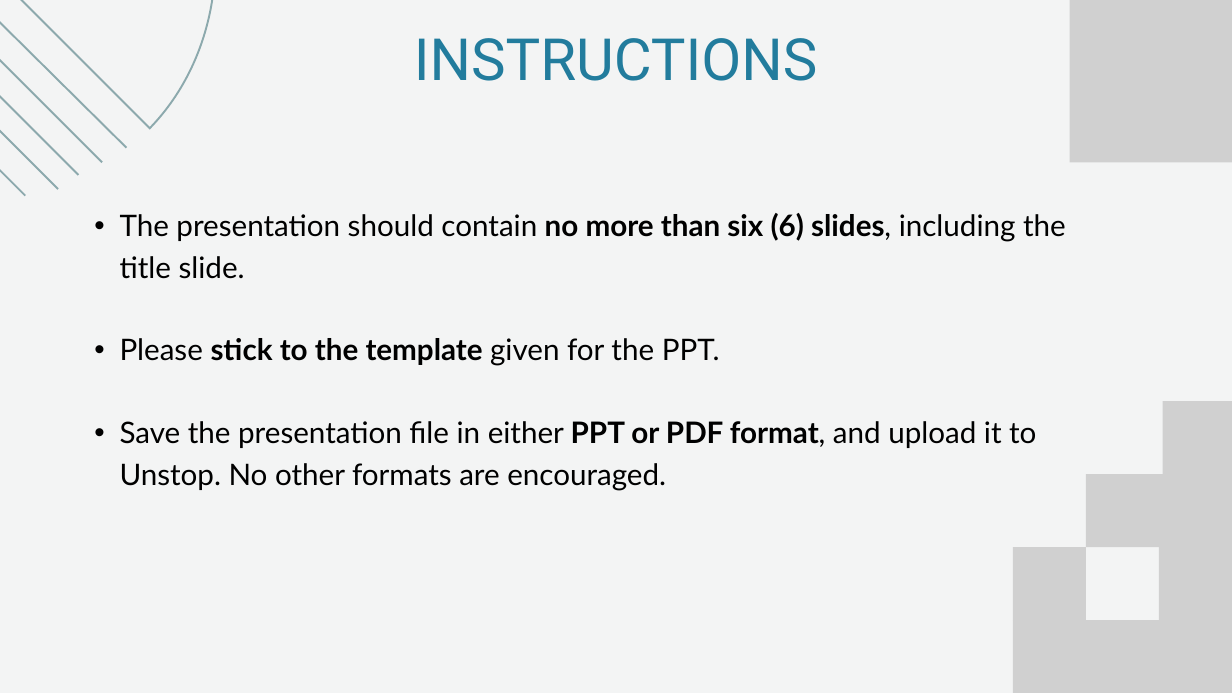
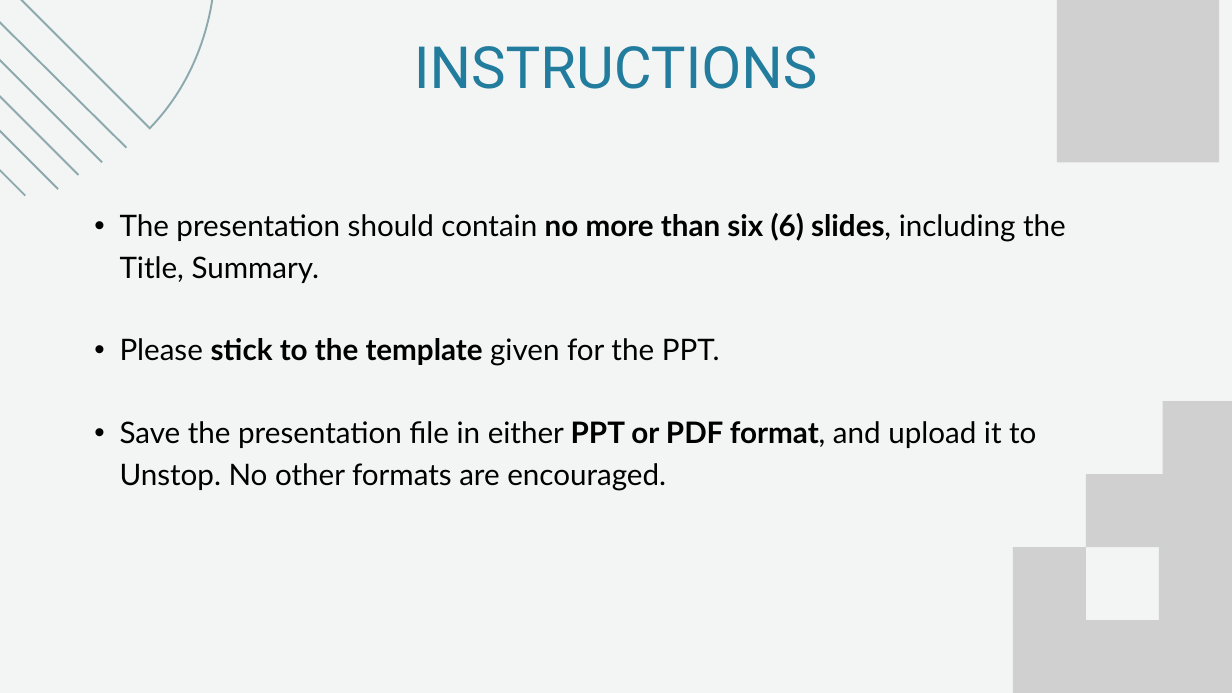
Before and after one commit to akuldeepj/recurse-codenovate, a slide deck: slide 7 of public/downloads/ppt-template.pptx. Drawn at 1232x693 pixels with LibreOffice and Linux fonts; fonts in the diff are those of the drawing; grey boxes stand for pictures. Boxes give left, top, right and bottom in pixels: in the first picture for what was removed or moved away, otherwise in the second. Text is boxed around its words. In the diff, an @@ line names an element or a change of style, - is before the commit and + after.

Commit message:
updated ppt

```diff
--- a/public/downloads/ppt-template.pptx
+++ b/public/downloads/ppt-template.pptx
@@ picture: place and size @@
-picture at [1069,0,1232,163]
+picture at [1057,0,1220,163]
@@ text "INSTRUCTIONS": place and size @@
-text "INSTRUCTIONS" at [414,38,817,81]
+text "INSTRUCTIONS" at [414,46,817,89]
@@ text at [120,213,1066,283]: text changed @@
-  • The presentation should contain no more than six (6) slides, including the title slide.
+  • The presentation should contain no more than six (6) slides, including the Title, Summary.
```
Also in this commit, not shown: 7 other slides changed.
